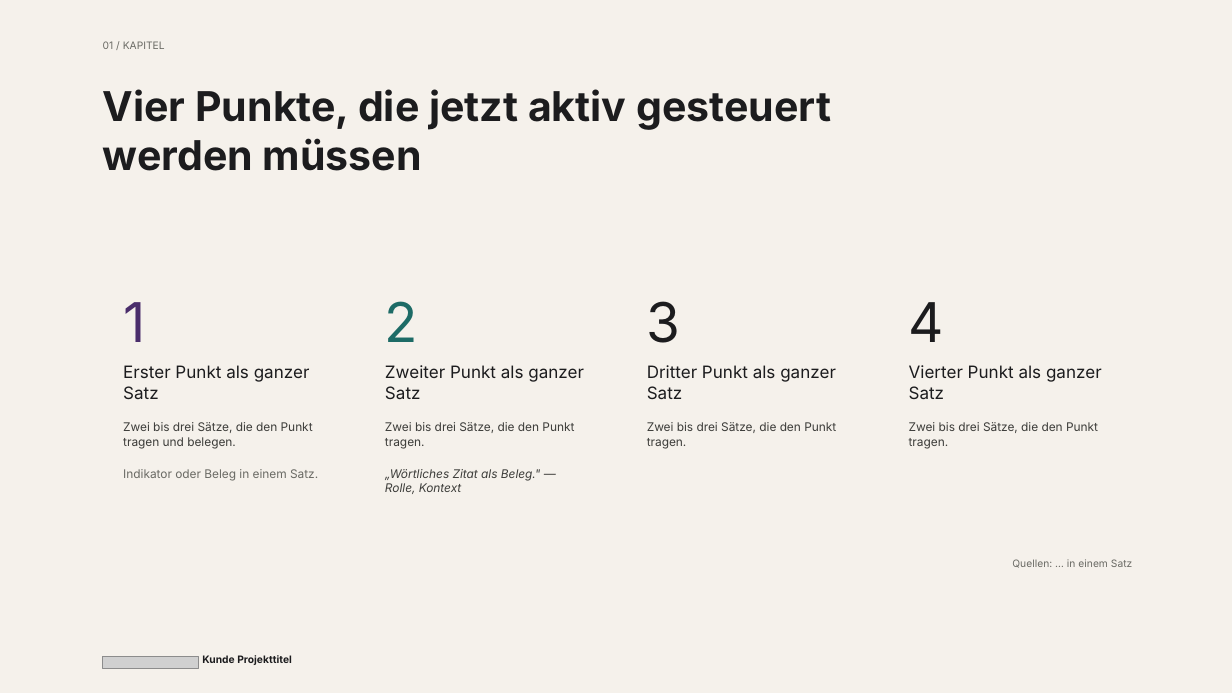
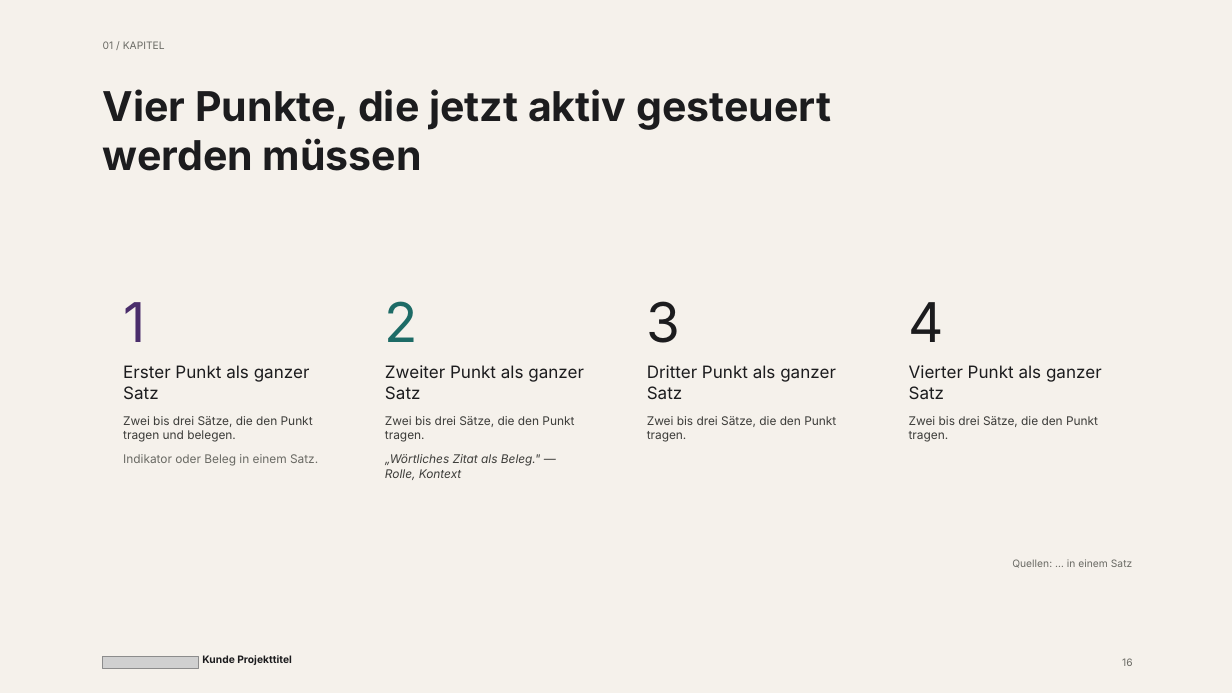
Before and after one commit to BMNils/bridgemaker-brandbook, a slide deck: slide 16 of langdock/pptx-template/bridgemaker-slides-template.pptx. Drawn at 1232x693 pixels with LibreOffice and Linux fonts; fonts in the diff are those of the drawing; grey boxes stand for pictures. Boxes give left, top, right and bottom in pixels: in the first picture for what was removed or moved away, otherwise in the second. Text is boxed around its words. In the diff, an @@ line names an element or a change of style, - is before the commit and + after.

```diff
--- a/langdock/pptx-template/bridgemaker-slides-template.pptx
+++ b/langdock/pptx-template/bridgemaker-slides-template.pptx
@@ text at box(385, 365, 584, 442): paragraphs added @@
+Zweiter Punkt als ganzer Satz
+Zwei bis drei Sätze, die den Punkt tragen.
@@ text "Zweiter Punkt als ganzer Satz": place and size @@
-text "Zweiter Punkt als ganzer Satz" at box(385, 469, 541, 494)
+text "Zweiter Punkt als ganzer Satz" at box(385, 365, 584, 480)
@@ text "Dritter Punkt als ganzer Satz": place and size @@
-text "Dritter Punkt als ganzer Satz" at box(385, 422, 574, 449)
+text "Dritter Punkt als ganzer Satz" at box(647, 365, 836, 442)
@@ text "Vierter Punkt als ganzer Satz": place and size @@
-text "Vierter Punkt als ganzer Satz" at box(909, 422, 1098, 449)
+text "Vierter Punkt als ganzer Satz" at box(909, 365, 1102, 442)
@@ text at box(123, 416, 318, 466): paragraphs added @@
+Zwei bis drei Sätze, die den Punkt tragen und belegen.
+Indikator oder Beleg in einem Satz.
@@ text at box(647, 416, 836, 442): more space between paragraphs @@
@@ text at box(909, 416, 1098, 442): more space between paragraphs @@
@@ text removed at box(123, 422, 313, 449) @@
-Zwei bis drei Sätze, die den Punkt tragen und belegen.
@@ text removed at box(647, 422, 836, 449) @@
-Zwei bis drei Sätze, die den Punkt tragen.
@@ text removed at box(123, 469, 318, 481) @@
-Indikator oder Beleg in einem Satz.
@@ text at box(385, 454, 541, 480): more space between paragraphs @@
@@ text added at box(1122, 658, 1133, 666), 8 pt, text #6B6B65 @@
+16
```
Also in this commit, not shown: 18 other slides changed, 2 other files.
